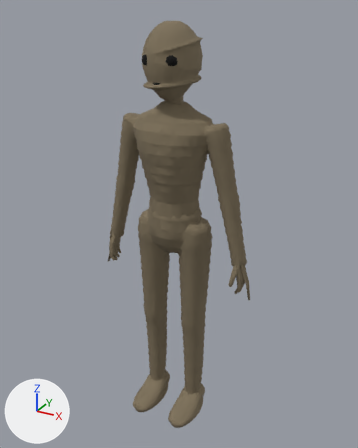
Two versions of the glTF model models/mummy.glb, one commit apart.
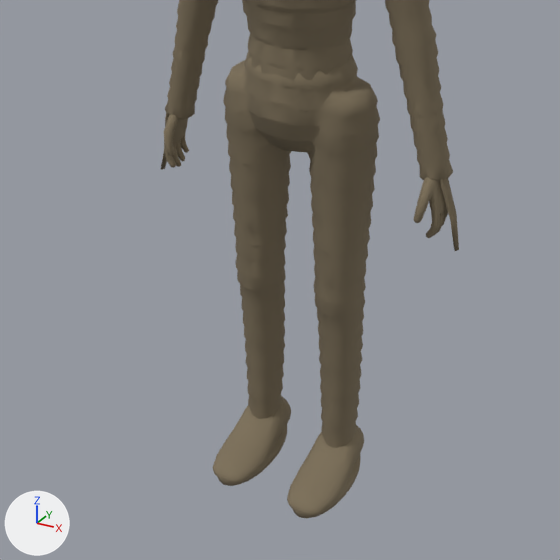
Old and new are each drawn whole from a 50 mm lens placed at (0.718, -1.274, 1.321), pointed at (0.014, 0.006, 0.681) and again close up on the part from 9% to 83% of the width and 40% to 100% of the height. Every picture has the same lights, and +X, +Y and +Z are marked at lower left. The last two pictures show the newer version.

In view in the first close-up: 'mummy'.
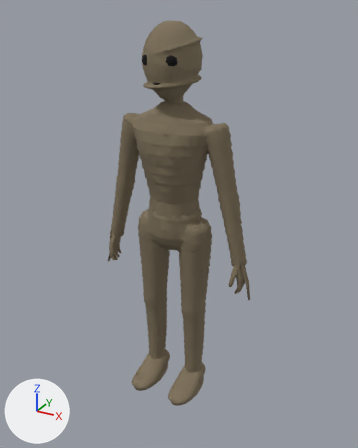
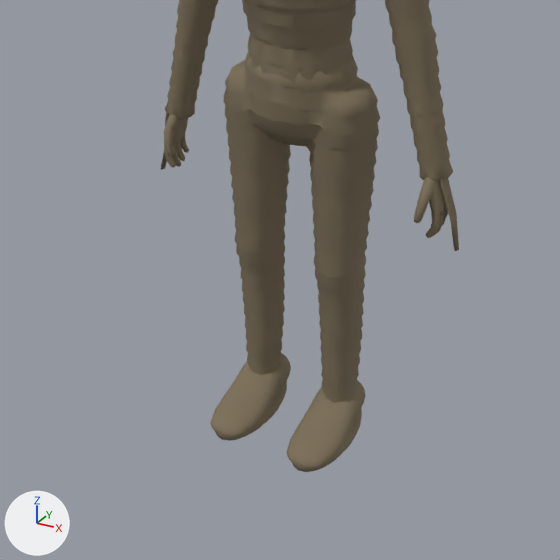
The newer file is also turned or shifted as a whole; pictures and numbers use the older file's frame.

Changed parts and their boxes [x1, y1, x2, y2] in the close-ups (560 x 560 px; the box of a moved part takes in the faces that stretch with it):
```json
{"object": "mummy", "change": "reshaped", "before": [161, 0, 459, 518], "after": [161, 0, 459, 472]}
{"part": 1, "of": "me_mummy", "change": "added", "after": [210, 353, 291, 441], "on screen": "brown"}
{"part": 2, "of": "me_mummy", "change": "added", "after": [287, 380, 365, 472], "on screen": "brown"}
{"part": 3, "of": "me_mummy", "change": "deleted", "before": [213, 397, 291, 486], "on screen": "brown"}
{"part": 4, "of": "me_mummy", "change": "deleted", "before": [287, 425, 364, 518], "on screen": "brown"}
{"part": 5, "of": "me_mummy", "change": "moved or reshaped", "before": [164, 51, 448, 448], "after": [164, 51, 448, 403]}
```

Edits to the scene script, one JSON object a line:
```json
{"block": "me_mummy", "where": "# used by ob_mummy; location = (0.0, 0.0, 0.0)"}
{"op": "remove", "block": "me_mummy", "code": "me_mummy.from_pydata(...)  # 6956 vertices, 13876 faces; spans x -0.273..0.273, y -0.141..0.087, z -0.025..1.285"}
{"op": "add", "block": "me_mummy", "code": "me_mummy.from_pydata(...)  # 6960 vertices, 13876 faces; spans x -0.273..0.273, y -0.141..0.087, z 0.075..1.285"}
{"block": "me_mummy", "change": "me_mummy part 1: a new loose piece of 304 vertices spanning x -0.121..-0.029, y -0.141..0.053, z 0.075..0.158, in mat_linen (brown #7f735c)"}
{"block": "me_mummy", "change": "me_mummy part 2: a new loose piece of 300 vertices spanning x 0.029..0.121, y -0.141..0.053, z 0.075..0.158, in mat_linen (brown #7f735c)"}
{"block": "me_mummy", "change": "me_mummy part 3: the loose piece of 304 vertices spanning x -0.121..-0.029, y -0.141..0.054, z -0.025..0.064 is deleted"}
{"block": "me_mummy", "change": "me_mummy part 4: the loose piece of 300 vertices spanning x 0.029..0.121, y -0.141..0.054, z -0.025..0.064 is deleted"}
{"block": "me_mummy", "change": "me_mummy part 5: 171 vertices moved from x -0.248..0.247, y -0.072..0.068, z 0.46..1.284 to x -0.247..0.246, y -0.071..0.068, z 0.492..1.284; 2175 vertices removed from x -0.248..0.248, y -0.085..0.084, z 0.02..1.285; 2179 vertices added at x -0.248..0.248, y -0.085..0.084, z 0.12..1.285"}
```
